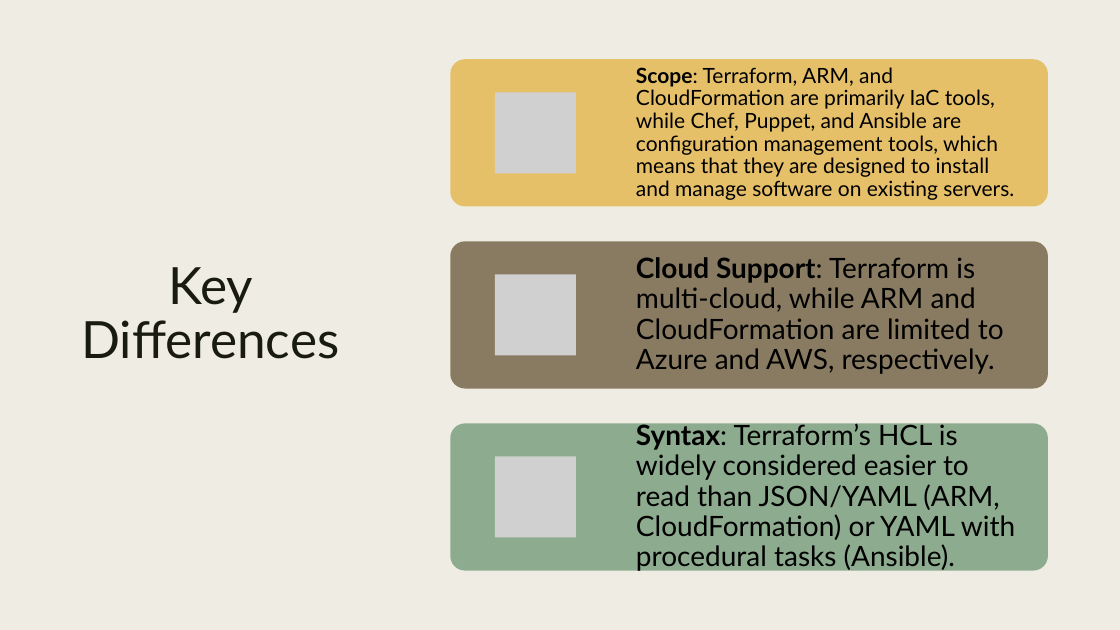
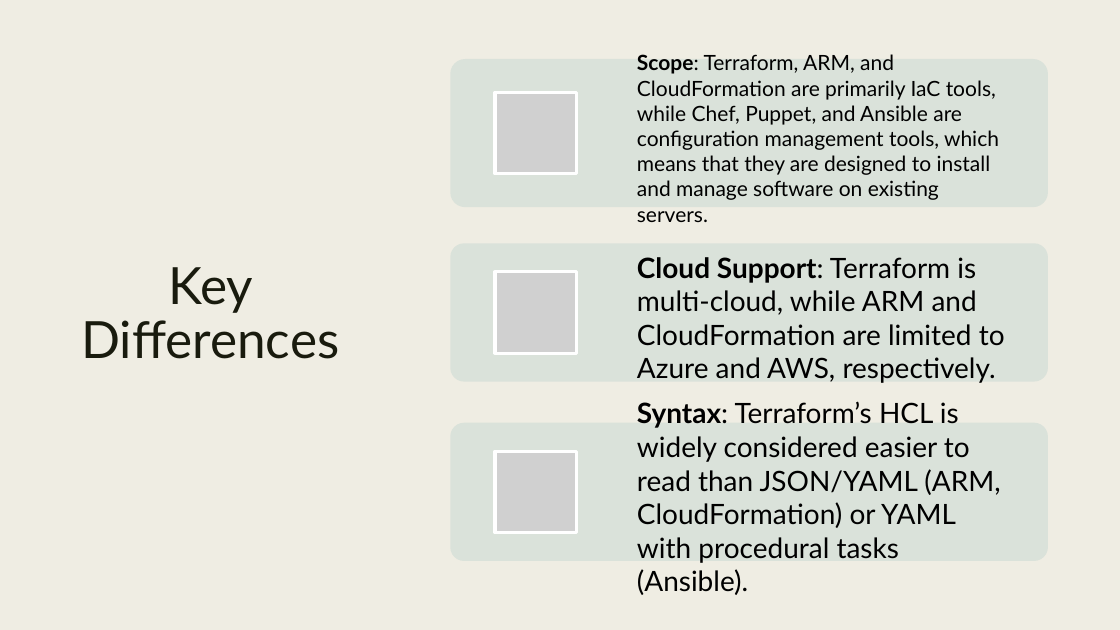
Before and after one commit to cwoodruff/terraform-workshop, a slide deck: slide 11 of slides/0-Introduction to Terraform.pptx. Drawn at 1120x630 pixels with LibreOffice and Linux fonts; fonts in the diff are those of the drawing; grey boxes stand for pictures. Boxes give left, top, right and bottom in pixels: in the first picture for what was removed or moved away, otherwise in the second. Text is boxed around its words. In the diff, an @@ line names an element or a change of style, - is before the commit and + after.

```diff
--- a/slides/0-Introduction to Terraform.pptx
+++ b/slides/0-Introduction to Terraform.pptx
@@ rounded rectangle at (x1=450, y1=59, x2=1049, y2=207): fill #E6C069 to #DBE2DB @@
@@ line spacing 0.9 to 1 in 3 elements at (x1=637, y1=401, x2=1000, y2=595), (x1=637, y1=257, x2=1005, y2=383), (x1=637, y1=54, x2=999, y2=222) @@
@@ rounded rectangle resized from (x1=450, y1=241, x2=1049, y2=388) to (x1=450, y1=244, x2=1049, y2=382) @@
@@ rounded rectangle at (x1=450, y1=244, x2=1049, y2=382): fill #897B61 to #DBE2DB @@
@@ rounded rectangle resized from (x1=450, y1=423, x2=1049, y2=571) to (x1=450, y1=423, x2=1049, y2=561) @@
@@ rounded rectangle at (x1=450, y1=423, x2=1049, y2=561): fill #8DAB8E to #DBE2DB @@
@@ picture moved from (x1=495, y1=456, x2=576, y2=537) to (x1=495, y1=451, x2=576, y2=533) @@
```
Also in this commit, not shown: 1 other slide changed, 2 other files.
